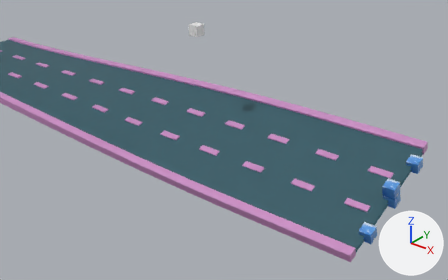
What one commit did to the Blender file dateien/wege/weg8.blend.
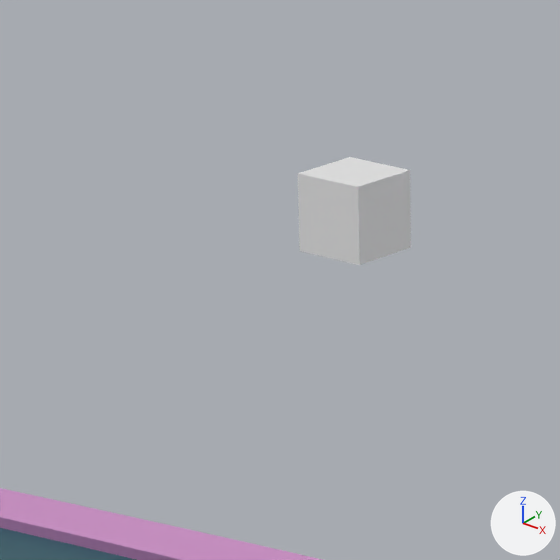
The first picture shows the older version from a camera (50 mm lens) standing at (75.93, -40.99, 25.39) and looking at (45.14, -2.51, 1.53). The close-ups show both versions on the part from 33% to 50% of the width and 0% to 28% of the height of that picture. Every picture has the same lights, and +X, +Y and +Z are marked at lower right. Both versions are drawn at frame 100 of the action 'cCubeAction'; the numbers are the values there.

In view in the first close-up: 'Cube.001', 'cCube'.
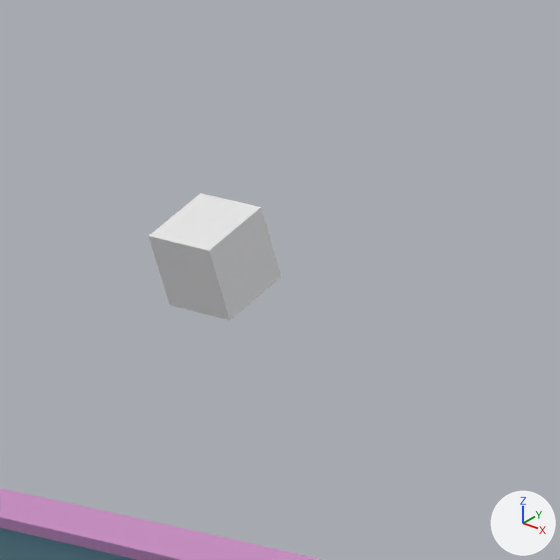
Boxes (x1, y1, x2, y2) around the edits, measured in the close-ups (560 x 560 px):
'cCube', moved, turned: before (298, 157, 411, 265); after (149, 193, 281, 320)

What the commit changed:
Object 'cCube' (ob_ccube) moves from (40.0, 0.0, 10.0) to (40.0, -2.6, 10.0).
Object 'cCube' (ob_ccube) turns from (0, 0, 0) to (19, 0, 0) degrees about x, y and z.
